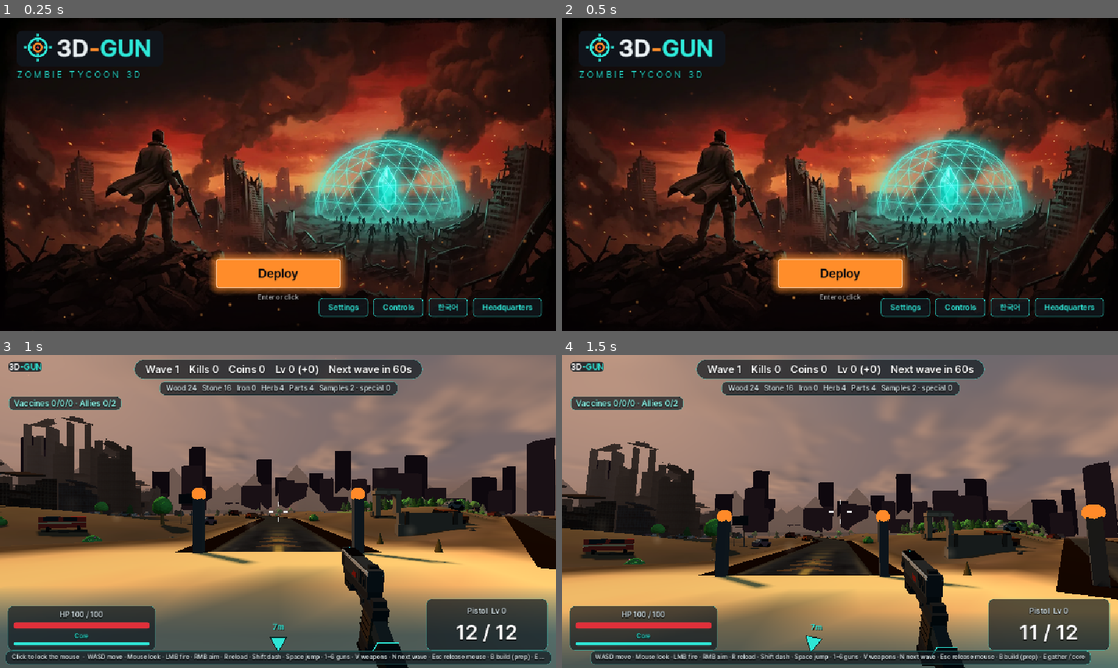
Above: before the commit, frames 1-4 (two rows, left to right).
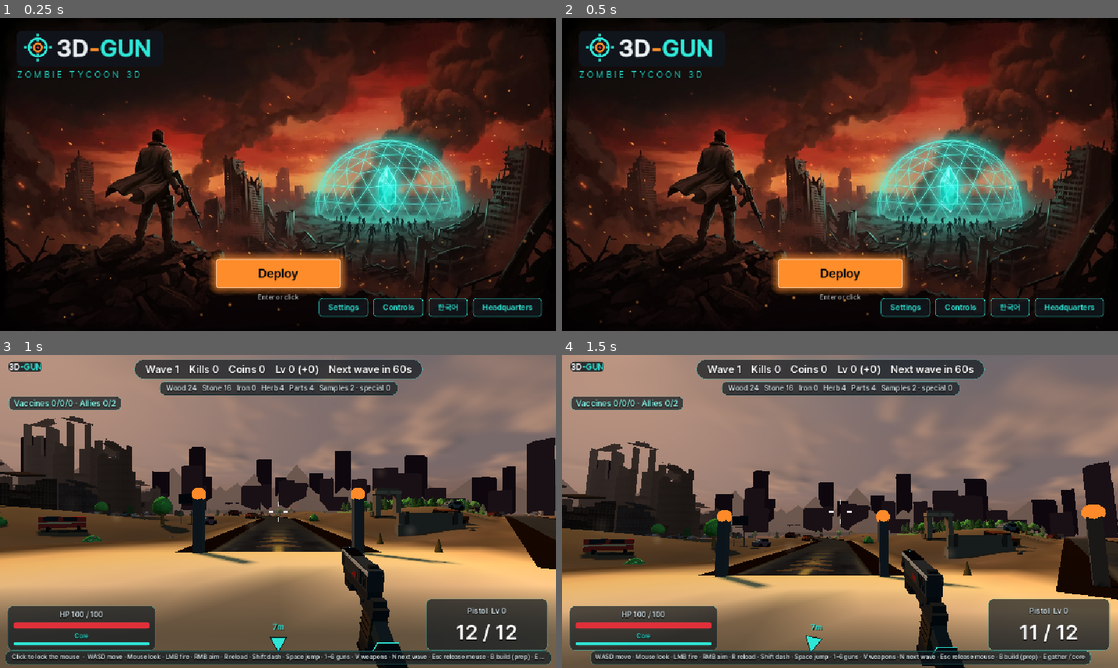
Above: after the commit, the same moments.

Repository: sangsangbaksa-dev/3D-Gun
Game: Godot game, scene res://scenes/title.tscn
The game is run twice, just before and just after one commit, with the same random seed, the same clock (stepped at 60 frames per second) and the same inputs.
Inputs (mouse positions are in pixels of both pictures, inside the frame that each line leads up to):
- Up to frame 1 (0.25 s): no input
- Up to frame 2 (0.5 s): no input
- Up to frame 3 (1 s): click "Deploy" at 0.5 s
- Up to frame 4 (1.5 s): tap Enter (ui_accept) at 1.25 s; move the mouse to (962, 495) at 1.27 s; press the mouse at (962, 495) at 1.28 s; hold D (move_right) from 1.28 s (still down)

Frames 1-2 are identical in both runs. In frame 3, 1.3% of the frame differs, in the area x 0-100%, y 72-100%; in frame 4, 0.7%.

Commit message:
시각 QA: 기지 바닥 청록 판을 따뜻한 회색으로 순화, 자유 카메라/재장전/총구 화염 스크린샷 스크립트 추가, 채집 스크린샷 데스크톱 저장
Co-Authored-By: Claude Sonnet 5.5 <noreply@anthropic.com>
Claude-Session: https://claude.ai/code/session_01CBN3FUp168k3UmSBAp3ntD

Diff:
--- a/godot/scripts/world.gd
+++ b/godot/scripts/world.gd
@@ -54,12 +54,27 @@
 		var cols = arr[Mesh.ARRAY_COLOR]
 		if cols is PackedColorArray and not (cols as PackedColorArray).is_empty():
 			var pc := cols as PackedColorArray
+			var vs: PackedVector3Array = arr[Mesh.ARRAY_VERTEX]
+			var is_terrain := vs.size() > 20000 # 지형 한 장 (221x221 정점)
 			for k in pc.size():
 				pc[k] = pc[k].linear_to_srgb()
+				if is_terrain:
+					pc[k] = _tame_pad(pc[k], vs[k])
 			arr[Mesh.ARRAY_COLOR] = pc
 		out.add_surface_from_arrays(src.surface_get_primitive_type(i), arr)
 		out.surface_set_material(i, mat)
 	mi.mesh = out
+
+## 기지 바닥(반지름 16 m)은 웹에서 짙은 청록 바탕인데, 여기서는 밝은 청록 판처럼 떠서 하늘 아래 지면이 어색하게 푸르다.
+## 채도를 빼고 따뜻한 콘크리트 회색으로 당긴다 (가장자리는 모래 쪽으로 부드럽게 이어진다).
+static func _tame_pad(c: Color, v: Vector3) -> Color:
+	var r0 := Vector2(v.x, v.z).length()
+	if r0 > 17.0:
+		return c
+	var w := 1.0 - smoothstep(12.0, 17.0, r0)
+	var lum := c.r * 0.3 + c.g * 0.55 + c.b * 0.15
+	var warm := Color(lum * 1.08, lum * 0.98, lum * 0.86)
+	return c.lerp(warm, w * 0.85)
 
 # ── 높이 ─────────────────────────────────────────────────────────────
 
--- a/godot/tests/gather_shots.gd
+++ b/godot/tests/gather_shots.gd
@@ -61,7 +61,7 @@
 		if wait < 4:
 			g.harvest(cur, 0.1) # 완료 → 자원 아이콘이 날아간다
 		if wait == 30:
-			print("SHOT ", s[0])
+			_snap(s[0])
 		if wait > 150:
 			idx += 1
 			cur = null
@@ -73,8 +73,18 @@
 	g.swing = float(s[2]) # harvest 가 조금 더했으므로 되돌려 고정
 	cur.progress = float(s[3])
 	if wait == 40:
-		print("SHOT ", s[0])
+		_snap(s[0])
 	if wait > 160:
 		idx += 1
 		cur = null
 	return false
+
+## 웹이면 "SHOT 이름" 을 출력(브라우저 스크립트가 캡처), 데스크톱이면 OUT 폴더에 PNG 로 저장
+func _snap(n: String) -> void:
+	if OS.has_feature("web"):
+		print("SHOT ", n)
+		return
+	var out := OS.get_environment("OUT") if OS.has_environment("OUT") else ProjectSettings.globalize_path("user://shots")
+	DirAccess.make_dir_recursive_absolute(out)
+	root.get_texture().get_image().save_png(out.path_join(n + ".png"))
+	print("shot ", n)
--- /dev/null
+++ b/godot/tests/qa_shots.gd
@@ -0,0 +1,94 @@
+extends SceneTree
+## 시각 QA 용 자유 카메라 스크린샷 (데스크톱 xvfb): CASES=aerial,reload ... 로 고른다. OUT=폴더.
+## xvfb-run -s "-screen 0 1280x720x24" godot --path godot --rendering-driver opengl3 --resolution 1280x720 -s res://tests/qa_shots.gd
+var game: Node
+var frames := 0
+var idx := 0
+var wait := 0
+var out := ""
+var cases: Array = []
+var cam: Camera3D
+
+func _initialize() -> void:
+	out = OS.get_environment("OUT") if OS.has_environment("OUT") else ProjectSettings.globalize_path("user://shots")
+	DirAccess.make_dir_recursive_absolute(out)
+	game = load("res://scenes/game.tscn").instantiate()
+	root.add_child(game)
+	game.ready.connect(func(): game.roamers.enabled = false)
+	game.rng.seed = 2
+	cases = OS.get_environment("CASES").split(",") if OS.has_environment("CASES") else ["aerial"]
+
+func _snap(n: String) -> void:
+	root.get_texture().get_image().save_png(out.path_join(n + ".png"))
+	print("shot ", n)
+
+func _free_cam(pos: Vector3, look: Vector3) -> void:
+	if cam == null:
+		cam = Camera3D.new()
+		cam.far = 600.0
+		root.add_child(cam)
+	cam.global_position = pos
+	cam.look_at(look, Vector3.UP)
+	cam.current = true
+
+func _process(_dt: float) -> bool:
+	frames += 1
+	if frames < 8:
+		return false
+	if idx >= cases.size():
+		return true
+	var c: String = cases[idx]
+	wait += 1
+	var ps: Dictionary = game.get_node("/root/GameData").map.playerStart
+	var p: CharacterBody3D = game.player
+	if c.begins_with("rl_") or c.begins_with("fire_"): # rl_<총>_<진행도%> / fire_<총>
+		var parts := c.split("_")
+		var gid: String = parts[1]
+		if wait == 1:
+			p.owned[gid] = true
+			p.mags[gid] = 5
+			p.switch_weapon(gid)
+			p.position = Vector3(float(ps.x), game.world.ground_y(float(ps.x), float(ps.z)) + 0.3, float(ps.z) + 8.0)
+			p.rotation.y = deg_to_rad(180.0)
+			p.camera.rotation.x = deg_to_rad(-6.0)
+			p.dead = false
+		if c.begins_with("rl_"):
+			var f := float(parts[2]) / 100.0
+			if wait == 40:
+				p.cooldown = 0.0
+				p.ammo = 0
+				p._start_reload()
+			if wait > 40:
+				p.reload_left = p._reload_total * (1.0 - f)
+			if wait > 46:
+				_snap("qa_" + c)
+				idx += 1
+				wait = 0
+		else:
+			if wait == 40:
+				p.cooldown = 0.0
+				p.ammo = p.mag_size(gid)
+				p.reload_left = 0.0
+				p._try_fire()
+			if wait > 40 and wait < 44:
+				p._flash_t = 0.03
+			if wait == 43:
+				_snap("qa_" + c)
+				idx += 1
+				wait = 0
+		return false
+	match c:
+		"aerial":
+			_free_cam(Vector3(0, 30, 45), Vector3(0, 0, 0))
+			if wait > 20:
+				_snap("qa_aerial")
+				idx += 1
+				wait = 0
+		"edge": # 맵 가장자리 바깥을 내다본다
+			var h: float = game.world.half
+			_free_cam(Vector3(h - 8.0, game.world.ground_y(h - 8.0, 0.0) + 1.7, 0), Vector3(h + 80.0, 6.0, 0))
+			if wait > 20:
+				_snap("qa_edge")
+				idx += 1
+				wait = 0
+	return false
